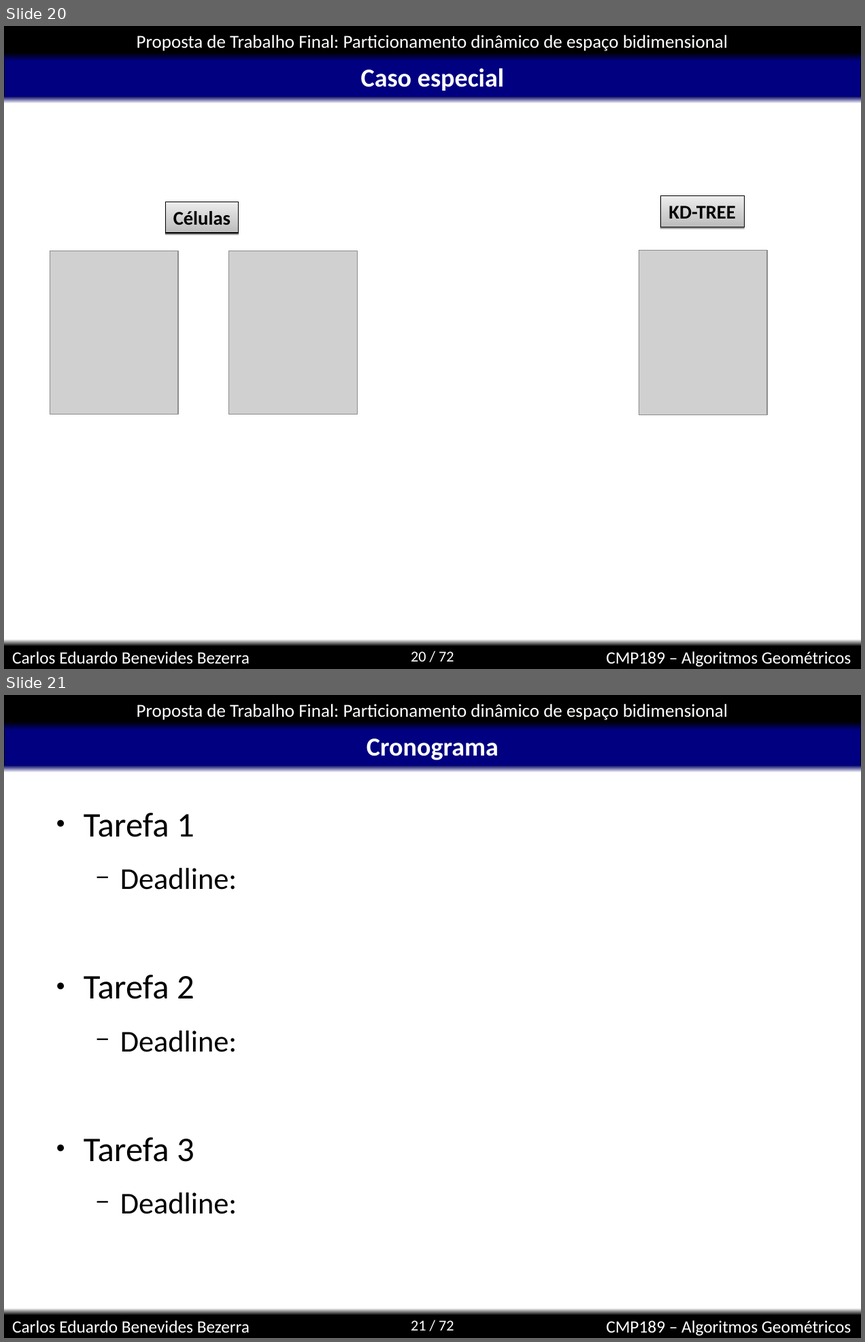
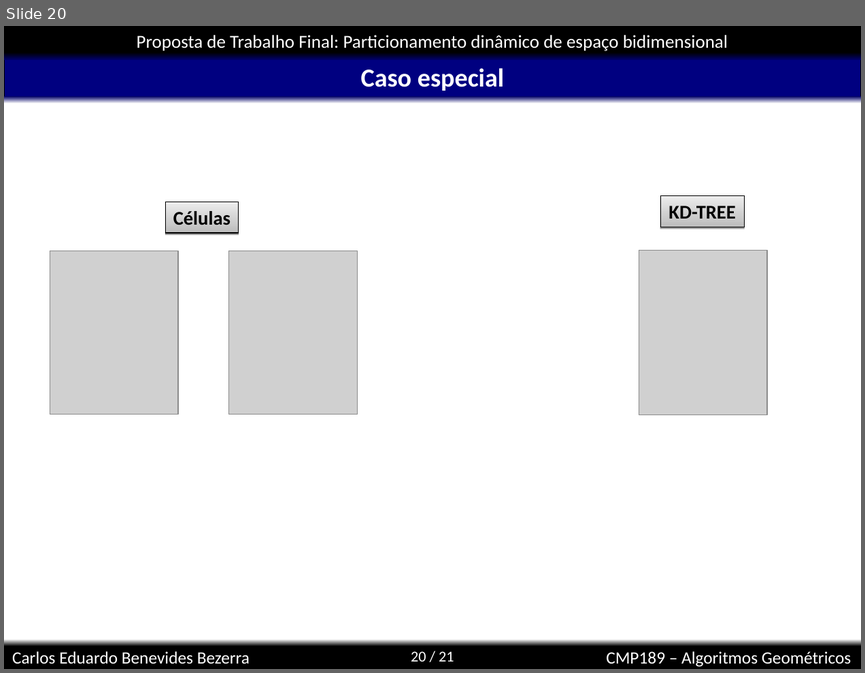
Before and after one commit to kdubezerra/kdubezerra, a slide deck: disciplinas/cmp189/projetoTrabalhoFinal.ppt. Shown one above the other, each under a label of ours: slides 20 and 21 before the commit, slide 20 after it. The pictures are 865x1342 and 865x673 pixels, drawn with LibreOffice and Linux fonts; fonts in the diff are those of the drawing; grey boxes stand for pictures; background and template pictures are left out. Boxes give left, top, right and bottom in pixels: in the first picture for what was removed or moved away, otherwise in the second. Text is boxed around its words. In the diff, an @@ line names an element or a change of style, - is before the commit and + after.

```diff
--- a/disciplinas/cmp189/projetoTrabalhoFinal.ppt
+++ b/disciplinas/cmp189/projetoTrabalhoFinal.ppt
@@ slide 21 removed at (x1=4, y1=695, x2=861, y2=1338), background #FFFFFF; not listed: 8 template elements that a slide beside it also shows @@
@@ title removed at (x1=366, y1=739, x2=498, y2=760) @@
-Cronograma
@@ text removed at (x1=84, y1=813, x2=237, y2=1214) @@
-● Tarefa 1
-  − Deadline:
-● Tarefa 2
-  − Deadline:
-● Tarefa 3
-  − Deadline:
@@ page number at (x1=411, y1=651, x2=454, y2=661): text changed @@
-20 / 72
+20 / 21
```
Also in this commit, not shown: 1 slide added.
